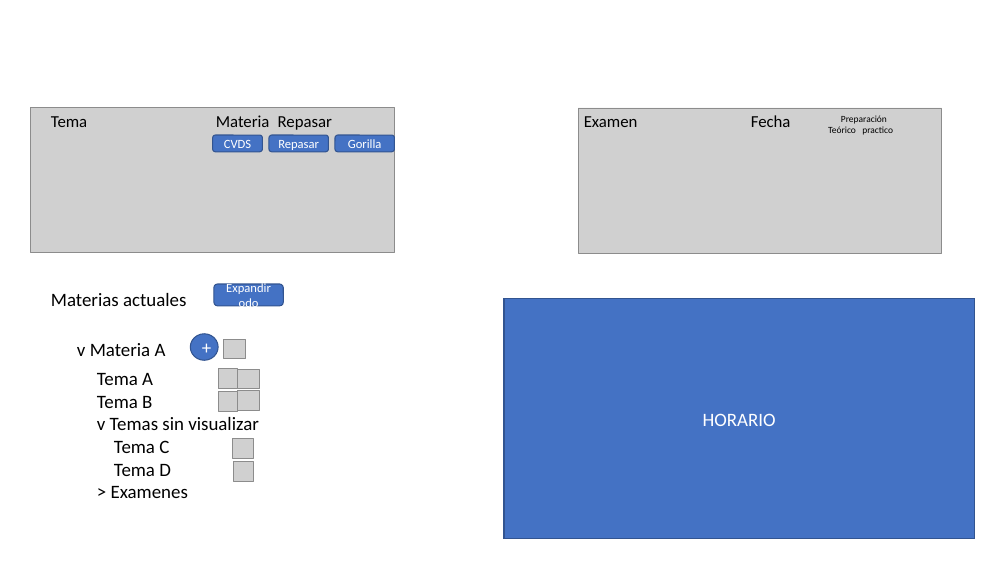
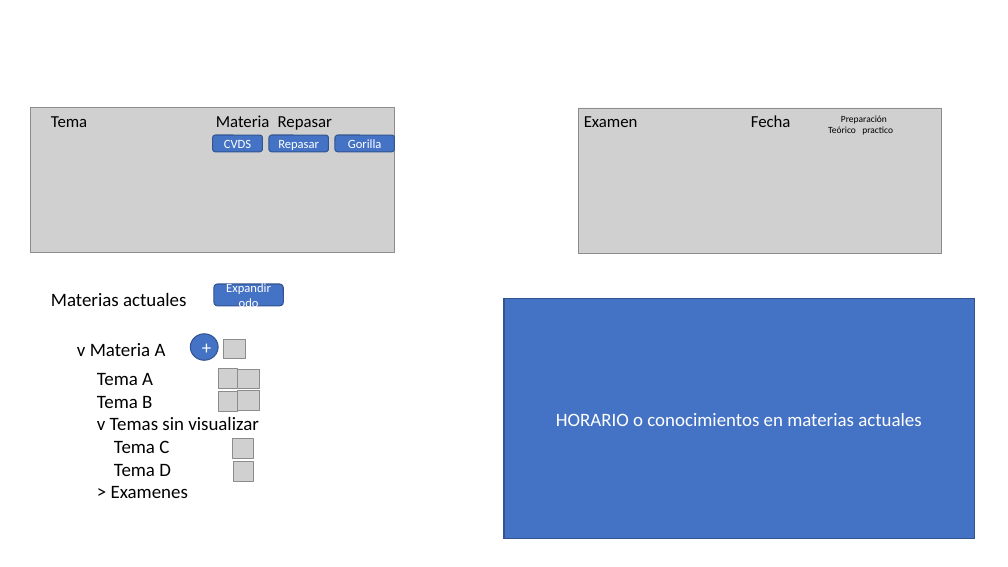
Before and after one commit to juanchitololxd/Portfolio, a slide deck: slide 6 of JL/documents/JL.pptx. Drawn at 1008x567 pixels with LibreOffice and Linux fonts; fonts in the diff are those of the drawing; grey boxes stand for pictures; background and template pictures are left out. Boxes give left, top, right and bottom in pixels: in the first picture for what was removed or moved away, otherwise in the second. Text is boxed around its words. In the diff, an @@ line names an element or a change of style, - is before the commit and + after.

```diff
--- a/JL/documents/JL.pptx
+++ b/JL/documents/JL.pptx
@@ text in rectangle at <box>556,413,921,426</box>: text changed @@
-HORARIO
+HORARIO o conocimientos en materias actuales
```
Also in this commit, not shown: 2 slides added, 13 other files.
